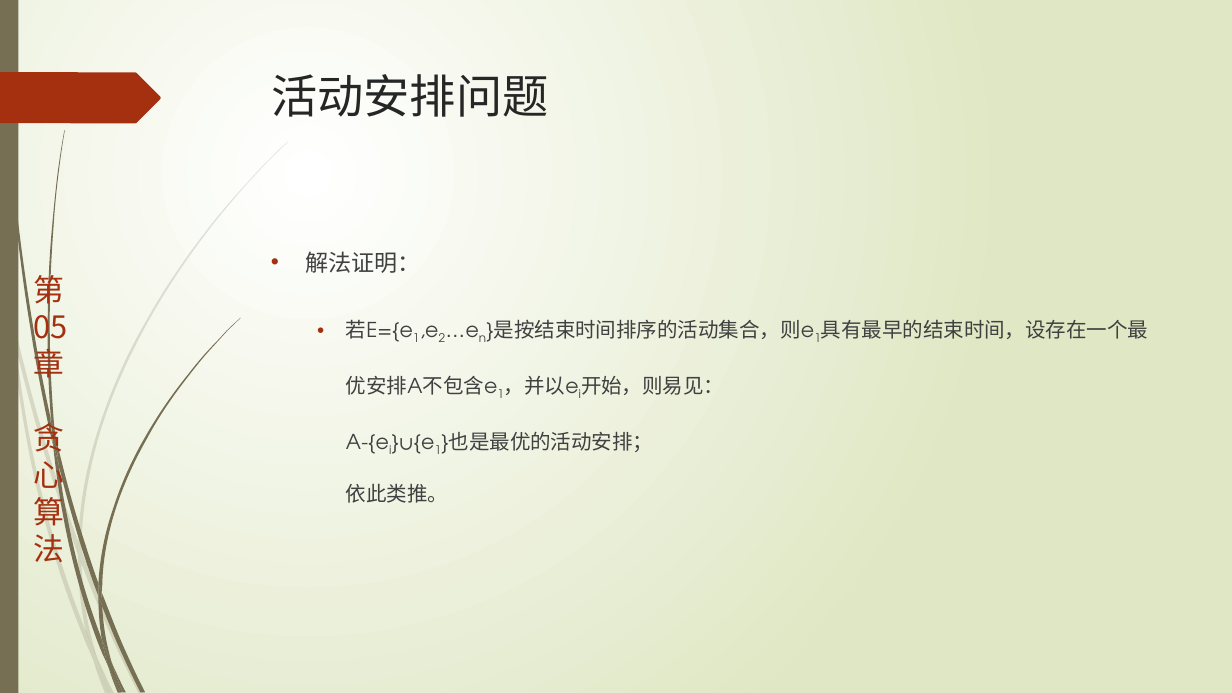
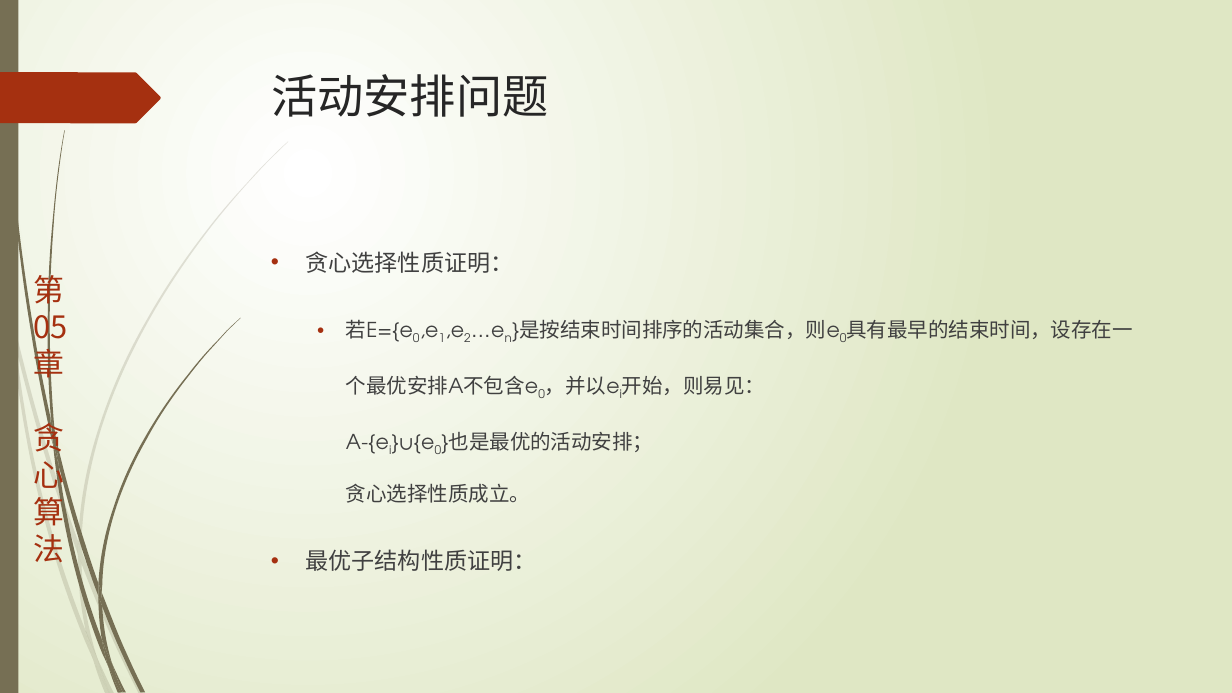
Before and after one commit to TeacherPeng/AlgorithmDesign, a slide deck: slide 7 of 教案/第05章.贪心算法.pptx (slide 5 before the commit). Drawn at 1232x693 pixels with LibreOffice and Linux fonts; fonts in the diff are those of the drawing. Boxes give left, top, right and bottom in pixels: in the first picture for what was removed or moved away, otherwise in the second. Text is boxed around its words. In the diff, an @@ line names an element or a change of style, - is before the commit and + after.

```diff
--- a/教案/第05章.贪心算法.pptx
+++ b/教案/第05章.贪心算法.pptx
@@ text at [306,251,1132,571]: text changed @@
-• 解法证明：
-  • 若E={e1,e2…en}是按结束时间排序的活动集合，则e1具有最早的结束时间，设存在一个最优安排A不包含e1，并以ei开始，则易见：
-    A-{ei}∪{e1}也是最优的活动安排；
-    依此类推。
+• 贪心选择性质证明：
+  • 若E={e0,e1,e2…en}是按结束时间排序的活动集合，则e0具有最早的结束时间，设存在一个最优安排A不包含e0，并以ei开始，则易见：
+    A-{ei}∪{e0}也是最优的活动安排；
+    贪心选择性质成立。
+• 最优子结构性质证明：
```
Also in this commit, not shown: 7 other slides changed, 1 slide added, 8 other files.
